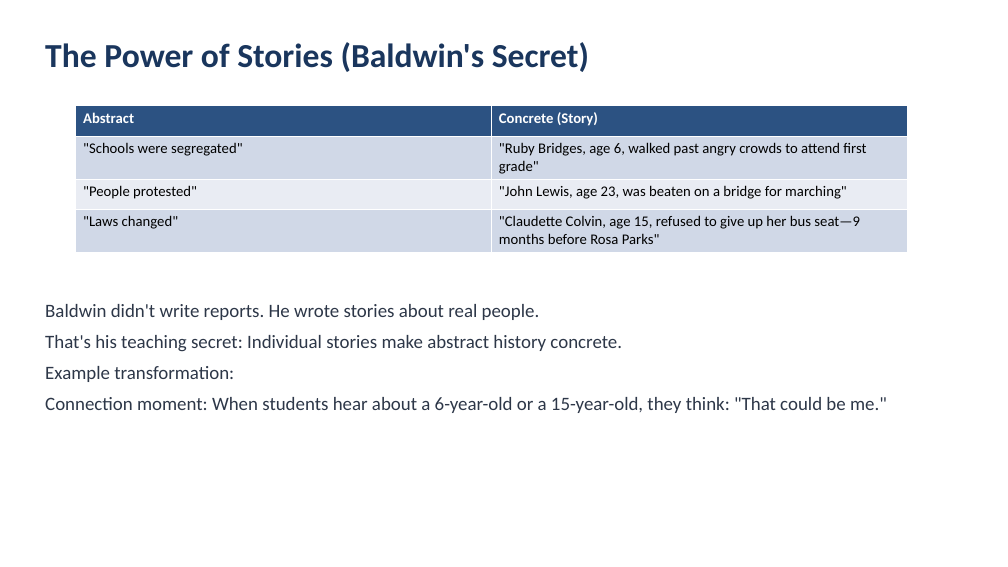
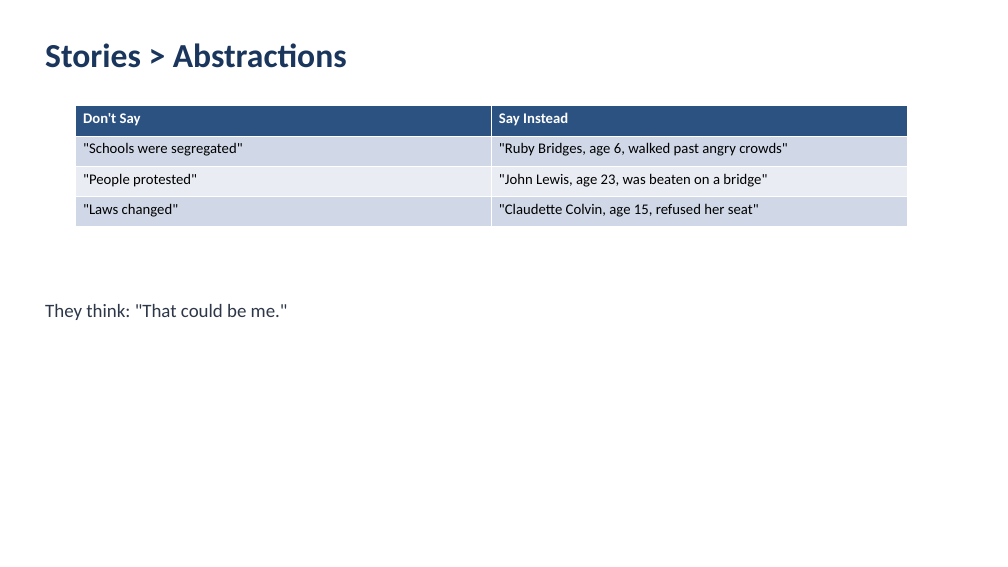
Before and after one commit to bme-wacoisd/tea, a slide deck: slide 7 of lessons/01-james-baldwin-civil-rights/slides.pptx. Drawn at 1008x567 pixels with LibreOffice and Linux fonts; fonts in the diff are those of the drawing. Boxes give left, top, right and bottom in pixels: in the first picture for what was removed or moved away, otherwise in the second. Text is boxed around its words. In the diff, an @@ line names an element or a change of style, - is before the commit and + after.

```diff
--- a/lessons/01-james-baldwin-civil-rights/slides.pptx
+++ b/lessons/01-james-baldwin-civil-rights/slides.pptx
@@ text at (45,43,347,68): text changed @@
-The Power of Stories (Baldwin's Secret)
+Stories > Abstractions
@@ table at (76,106,907,227) @@
-row 1, column 1: Abstract
+row 1, column 1: Don't Say
-row 1, column 2: Concrete (Story)
+row 1, column 2: Say Instead
@@ row 2, column 2: ""Ruby Bridges, age 6, walked past angry crowds to attend first grade"" to ""Ruby Bridges, age 6, walked past angry crowds"" @@
@@ row 3, column 2: ""John Lewis, age 23, was beaten on a bridge for marching"" to ""John Lewis, age 23, was beaten on a bridge"" @@
@@ row 4, column 2: ""Claudette Colvin, age 15, refused to give up her bus seat—9 months before Rosa Parks"" to ""Claudette Colvin, age 15, refused her seat"" @@
@@ text at (45,304,288,320): text changed @@
-Baldwin didn't write reports. He wrote stories about real people.
-That's his teaching secret: Individual stories make abstract history concrete.
-Example transformation:
-Connection moment: When students hear about a 6-year-old or a 15-year-old, they think: "That could be me."
+They think: "That could be me."
```
Also in this commit, not shown: 13 other slides changed, 3 other files.
